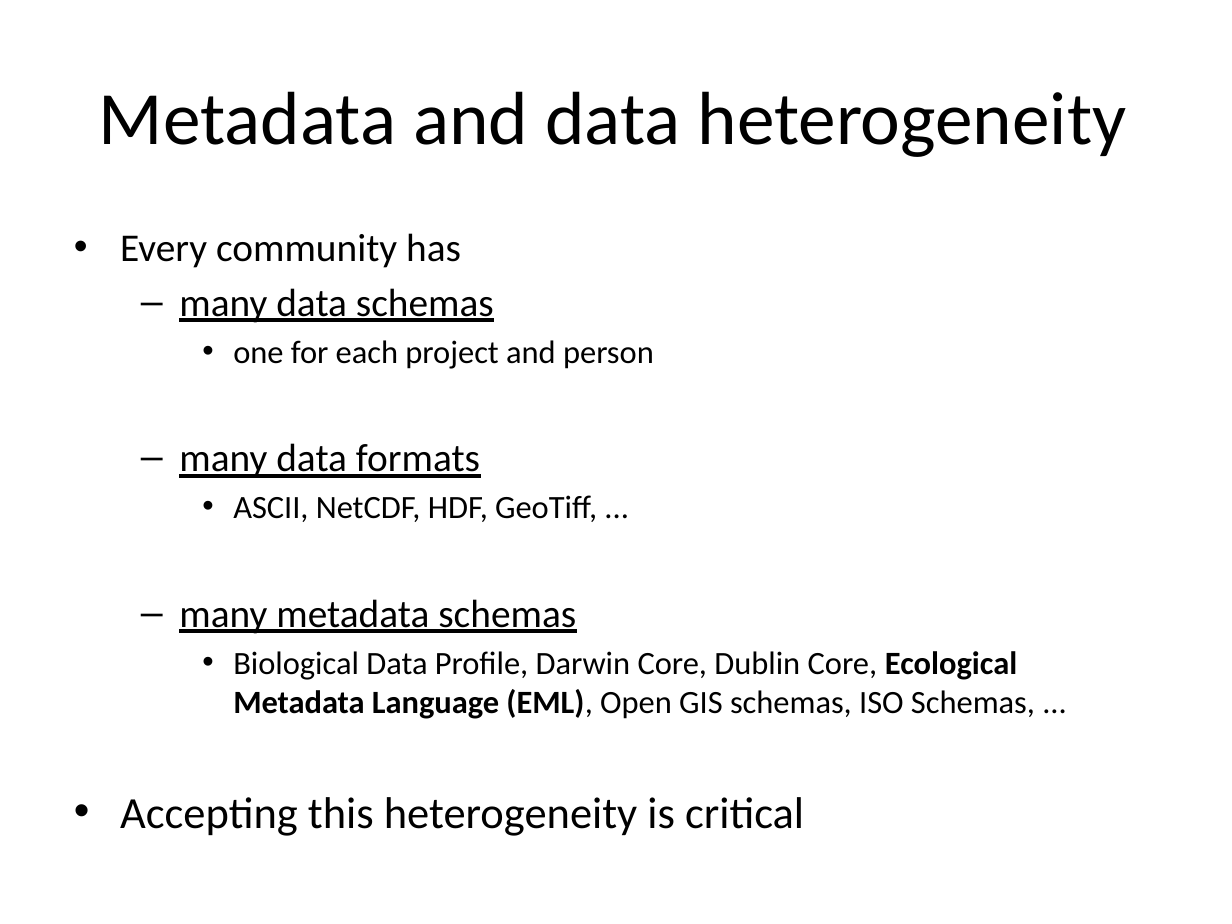
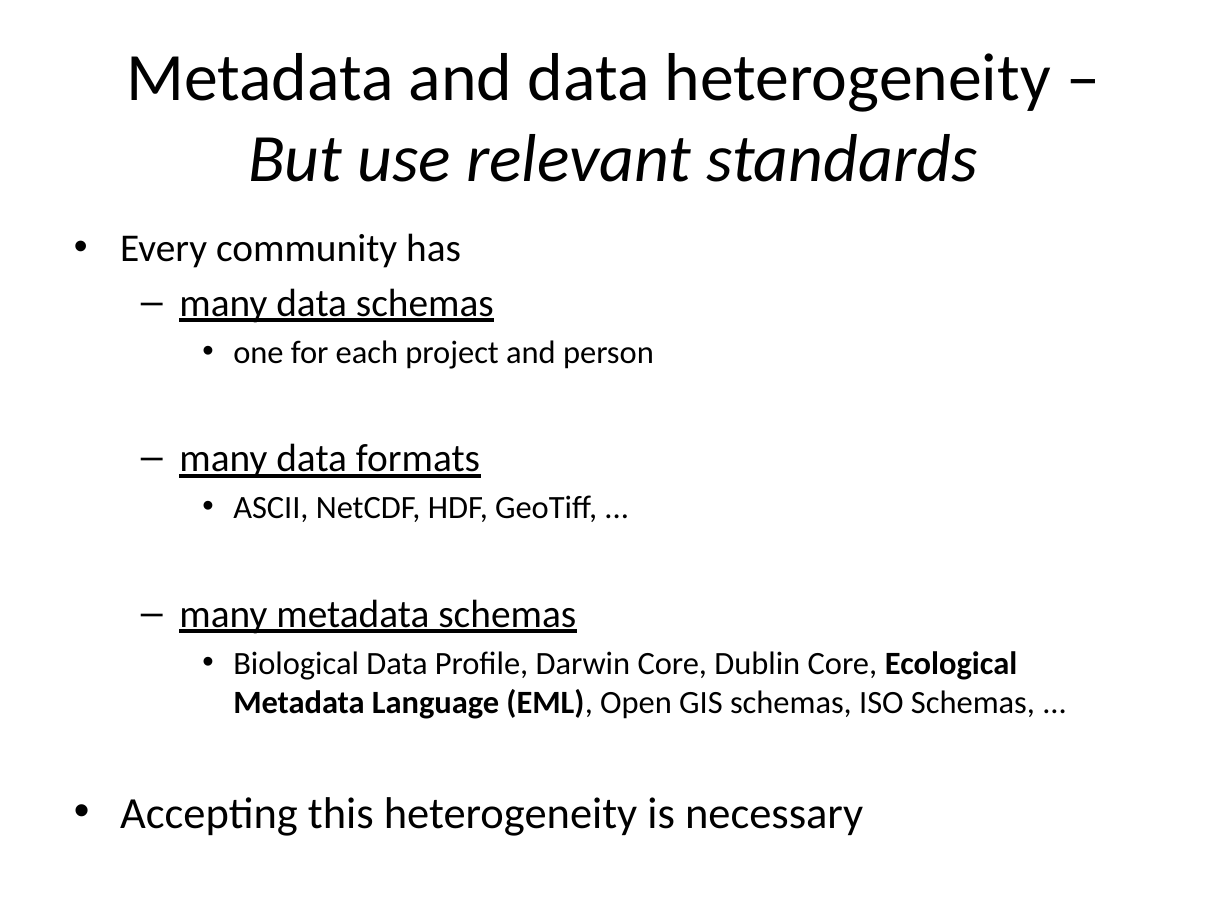
Before and after one commit to NCEAS/oss-2014, a slide deck: slide 21 of day-03/DataMgmnt_v0.pptx (slide 17 before the commit). Drawn at 1232x924 pixels with LibreOffice and Linux fonts; fonts in the diff are those of the drawing. Boxes give left, top, right and bottom in pixels: in the first picture for what was removed or moved away, otherwise in the second. Text is boxed around its words. In the diff, an @@ line names an element or a change of style, - is before the commit and + after.

```diff
--- a/day-03/DataMgmnt_v0.pptx
+++ b/day-03/DataMgmnt_v0.pptx
@@ title at <box>126,53,1051,182</box>: text changed; size 44 to 39.6 pt @@
-Metadata and data heterogeneity
+Metadata and data heterogeneity – But use relevant standards
@@ text at <box>120,797,863,836</box>: text changed @@
-• Accepting this heterogeneity is critical
+• Accepting this heterogeneity is necessary
```
Also in this commit, not shown: 9 other slides changed, 8 slides added, 1 slide removed.
